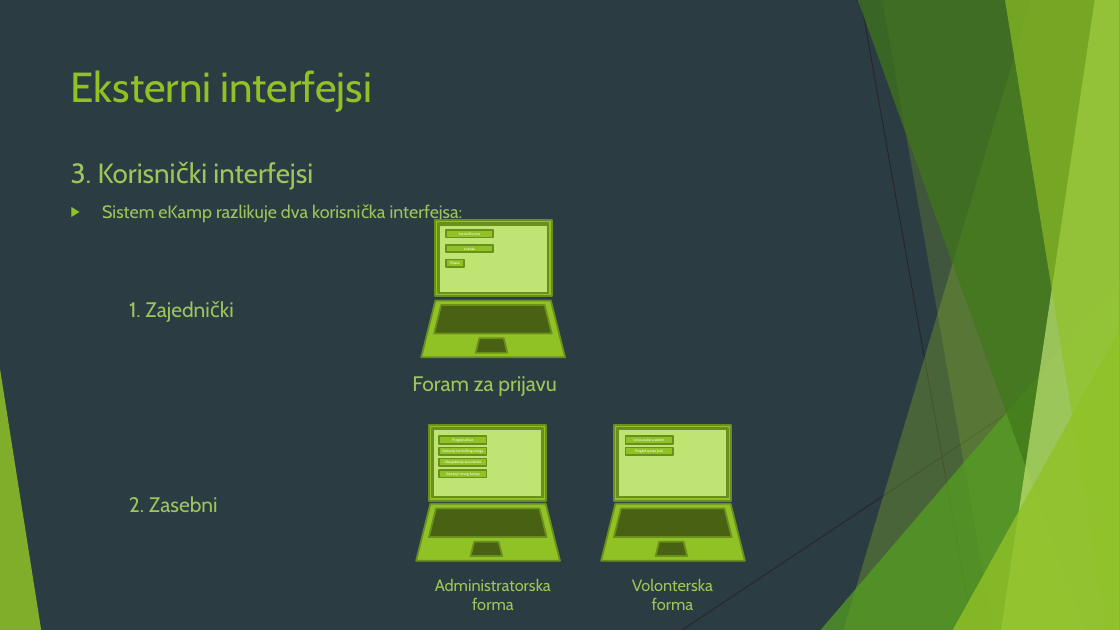
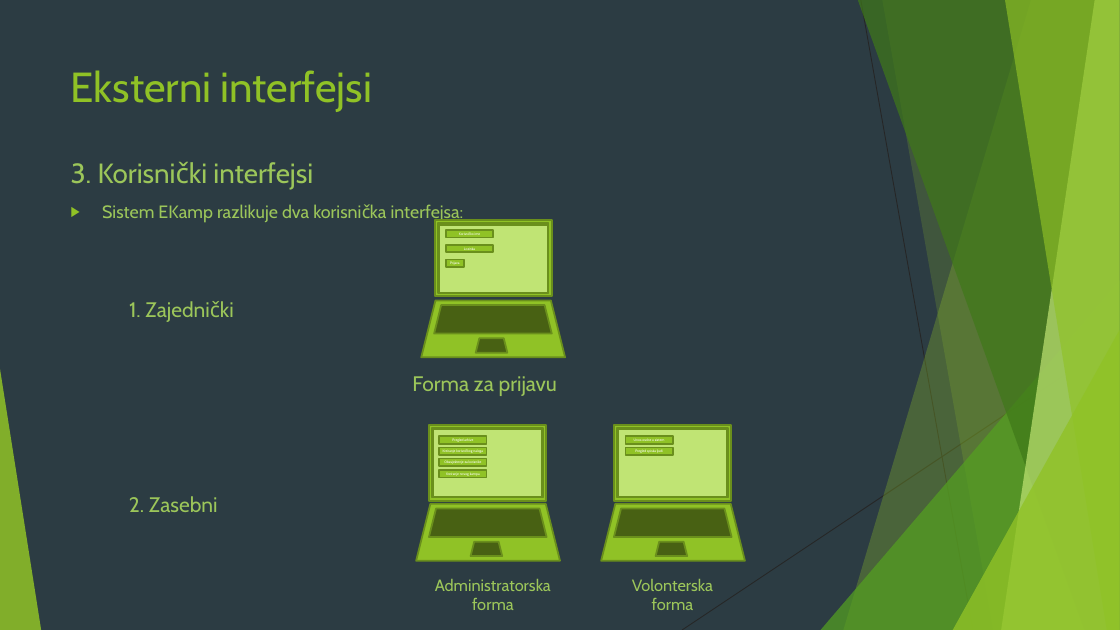
Before and after one commit to dejansimic00/ISZ_DT, a slide deck: slide 9 of EKamp.pptx. Drawn at 1120x630 pixels with LibreOffice and Linux fonts; fonts in the diff are those of the drawing. Boxes give left, top, right and bottom in pixels: in the first picture for what was removed or moved away, otherwise in the second. Text is boxed around its words. In the diff, an @@ line names an element or a change of style, - is before the commit and + after.

```diff
--- a/EKamp.pptx
+++ b/EKamp.pptx
@@ text at [102,204,464,223]: text changed @@
-▶ Sistem eKamp razlikuje dva korisnička interfejsa:
+▶ Sistem EKamp razlikuje dva korisnička interfejsa:
@@ text at [412,376,557,396]: text changed @@
-Foram za prijavu
+Forma za prijavu
```
Also in this commit, not shown: 8 other slides changed, 1 other file.
